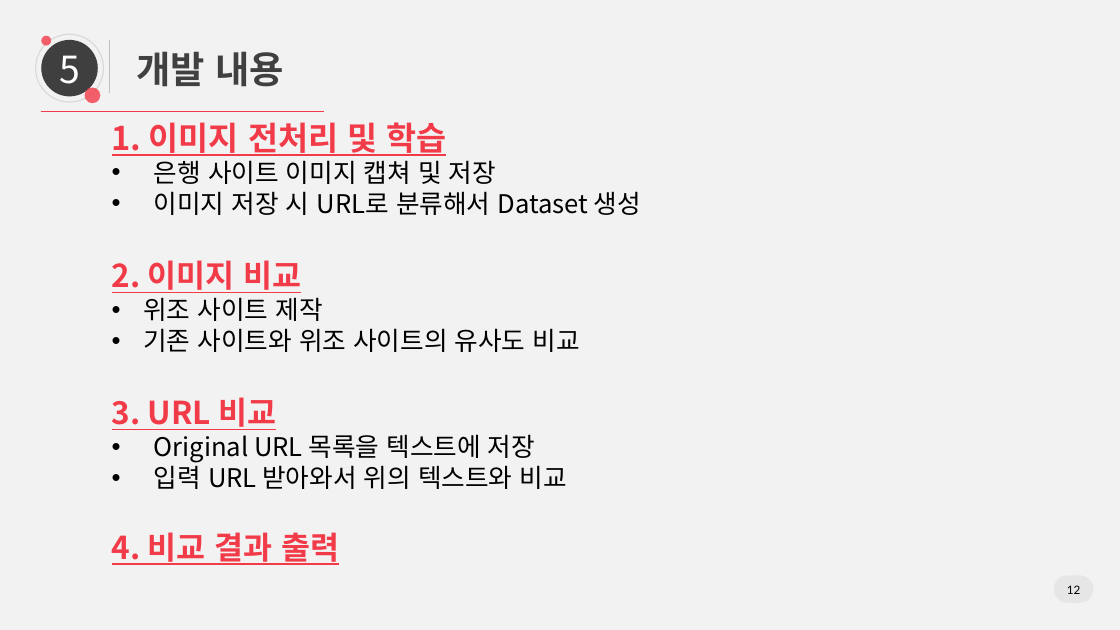
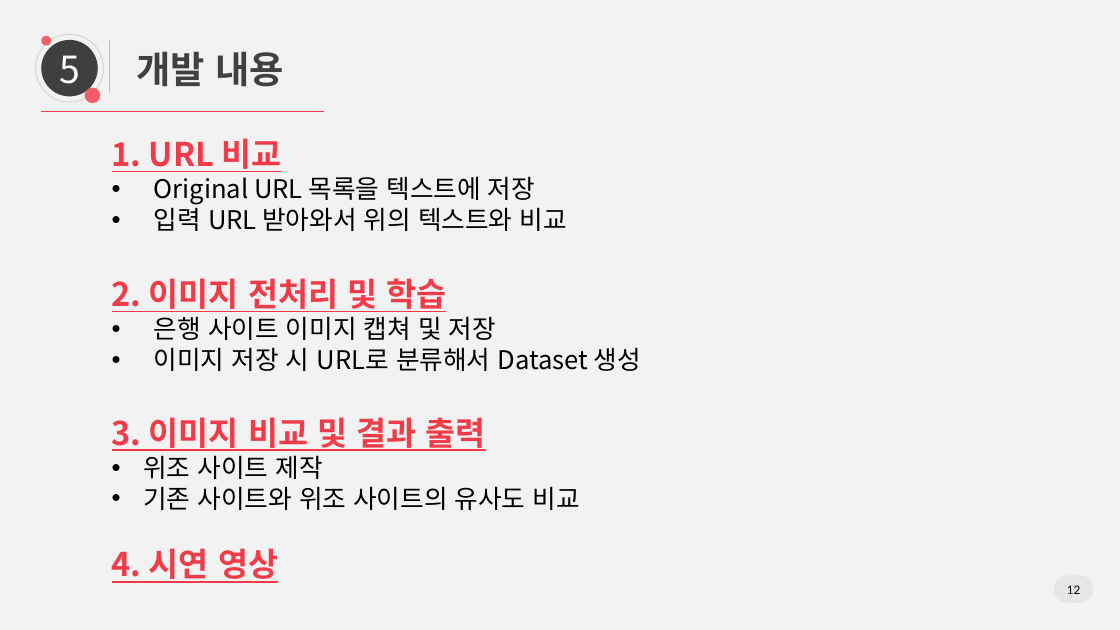
Before and after one commit to yjinsol/grad_project, a slide deck: slide 12 of Docs/20190625_졸업논문 최종발표/0625 논문 최종발표_v2.pptx. Drawn at 1120x630 pixels with LibreOffice and Linux fonts; fonts in the diff are those of the drawing. Boxes give left, top, right and bottom in pixels: in the first picture for what was removed or moved away, otherwise in the second. Text is boxed around its words. In the diff, an @@ line names an element or a change of style, - is before the commit and + after.

```diff
--- a/Docs/20190625_졸업논문 최종발표/0625 논문 최종발표_v2.pptx
+++ b/Docs/20190625_졸업논문 최종발표/0625 논문 최종발표_v2.pptx
@@ text "1. URL 비교": place and size @@
-text "1. URL 비교" at (112, 122, 641, 565)
+text "1. URL 비교" at (112, 138, 641, 583)
@@ text at (112, 138, 567, 312): text changed; size 28 to 22 pt; text colour #F23B48 to #000000; bold off @@
-1. 이미지 전처리 및 학습
+1. URL 비교
+• Original URL 목록을 텍스트에 저장
+• 입력 URL 받아와서 위의 텍스트와 비교
+2. 이미지 전처리 및 학습
@@ text at (112, 417, 485, 451): text changed; size 27 to 28 pt @@
-2. 이미지 비교
+3. 이미지 비교 및 결과 출력
@@ text at (112, 548, 278, 583): text changed; size 22 to 28 pt; text colour #000000 to #F23B48; bold on @@
-3. URL 비교
-• Original URL 목록을 텍스트에 저장
-• 입력 URL 받아와서 위의 텍스트와 비교
-4. 비교 결과 출력
+4. 시연 영상
```
Also in this commit, not shown: 17 other slides changed.
